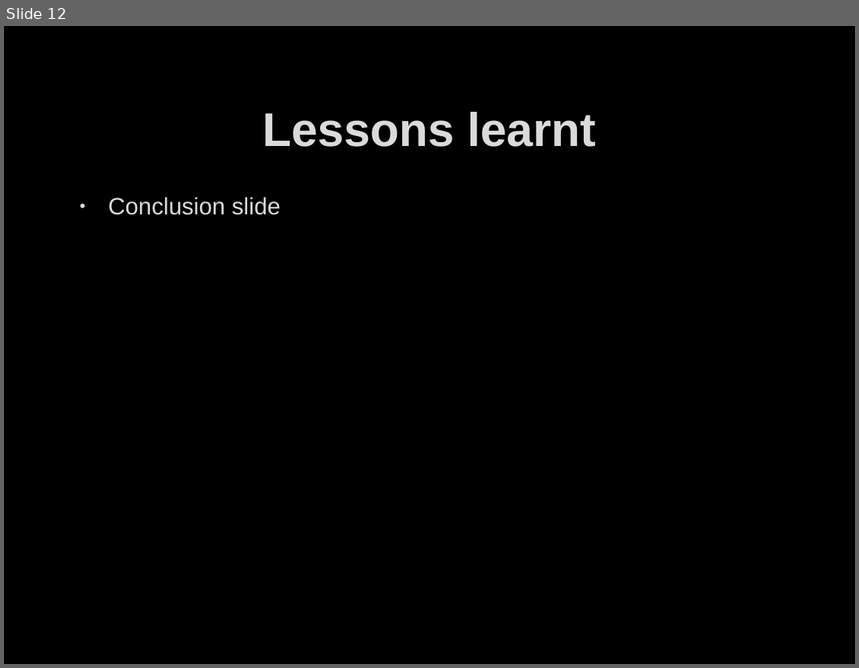
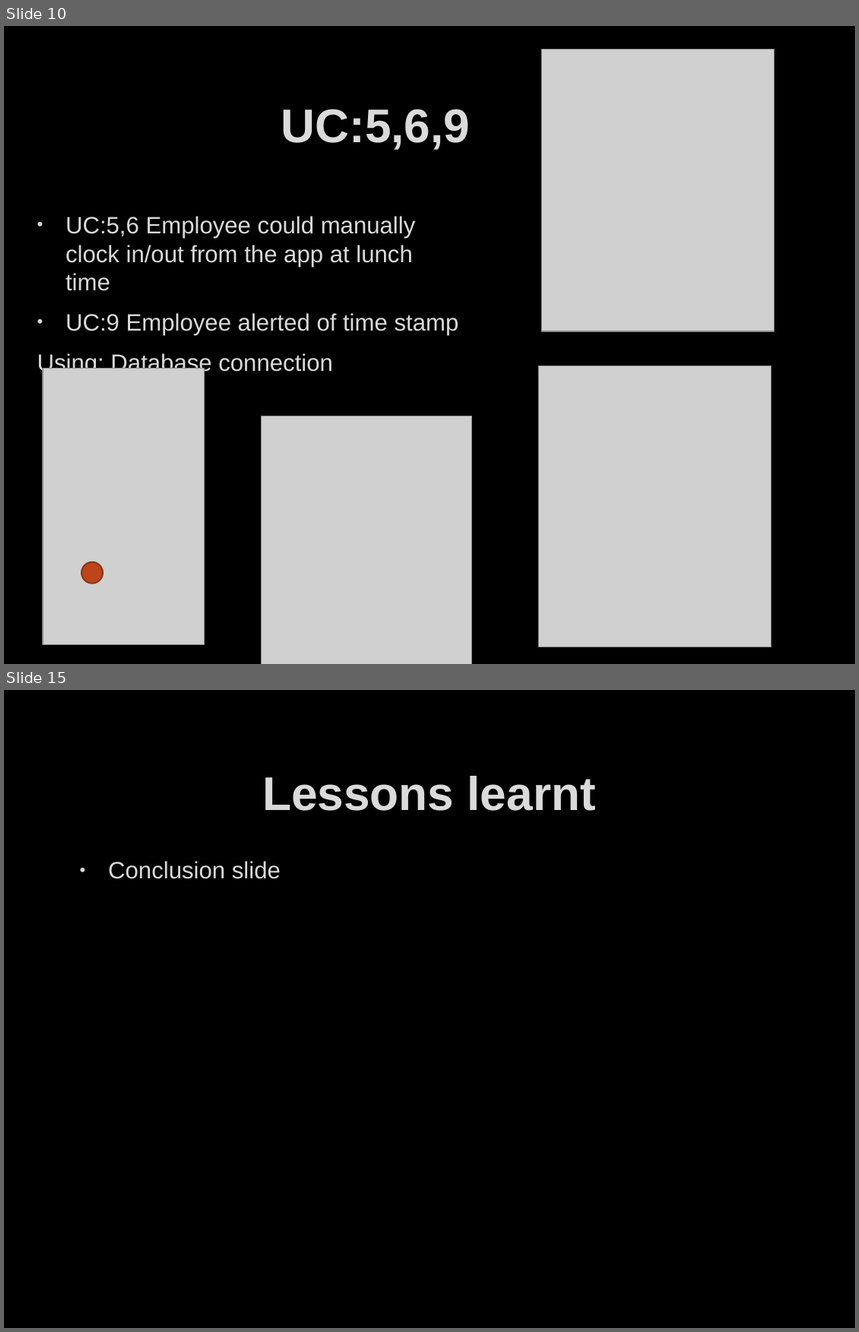
Before and after one commit to ddave2122/Group6, a slide deck: MobAppFinalPresent.pptx. Shown one above the other, each under a label of ours: slide 12 before the commit, slides 10 and 15 after it; the slides between them are not shown. The pictures are 859x668 and 859x1332 pixels, drawn with LibreOffice and Linux fonts; fonts in the diff are those of the drawing; grey boxes stand for pictures; background and template pictures are left out. Boxes give left, top, right and bottom in pixels: in the first picture for what was removed or moved away, otherwise in the second. Text is boxed around its words. In the diff, an @@ line names an element or a change of style, - is before the commit and + after.

```diff
--- a/MobAppFinalPresent.pptx
+++ b/MobAppFinalPresent.pptx
@@ slide 10 added at box(4, 26, 855, 664), background picture (left out) @@
@@ picture added at box(541, 49, 773, 332) @@
@@ title added at box(281, 109, 471, 150), 40 pt, text #DADADA, bold @@
+UC:5,6,9
@@ text added at box(37, 216, 459, 376), 20 pt, text #DADADA @@
+• UC:5,6 Employee could manually clock in/out from the app at lunch time
+• UC:9 Employee alerted of time stamp
+Using: Database connection
@@ picture added at box(538, 366, 771, 648) @@
@@ picture added at box(44, 369, 205, 645) @@
@@ picture added at box(261, 416, 472, 664) @@
@@ ellipse added at box(82, 563, 103, 584), fill #BC451B, outline #8B3314 1.25 pt @@
@@ what was slide 12 is now slide 15 @@
```
Also in this commit, not shown: 8 other slides added, 6 slides removed, 1 other file.
